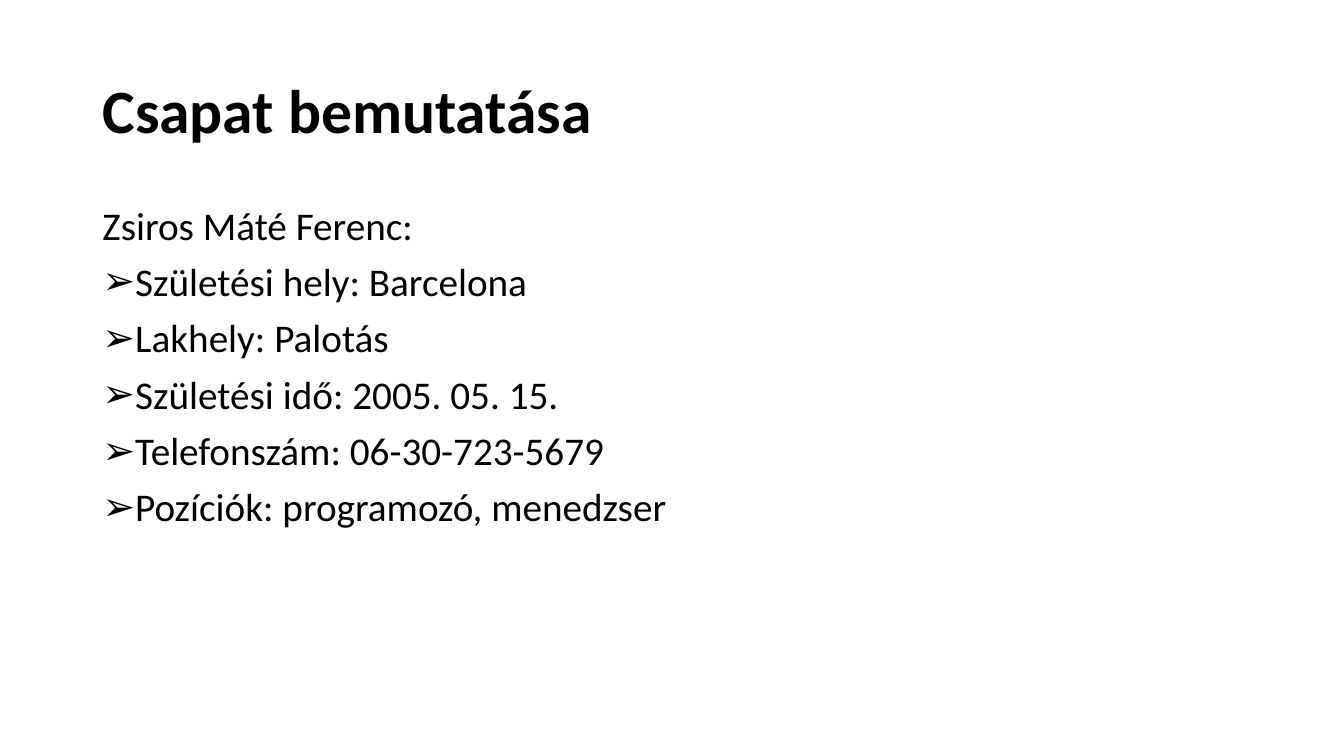
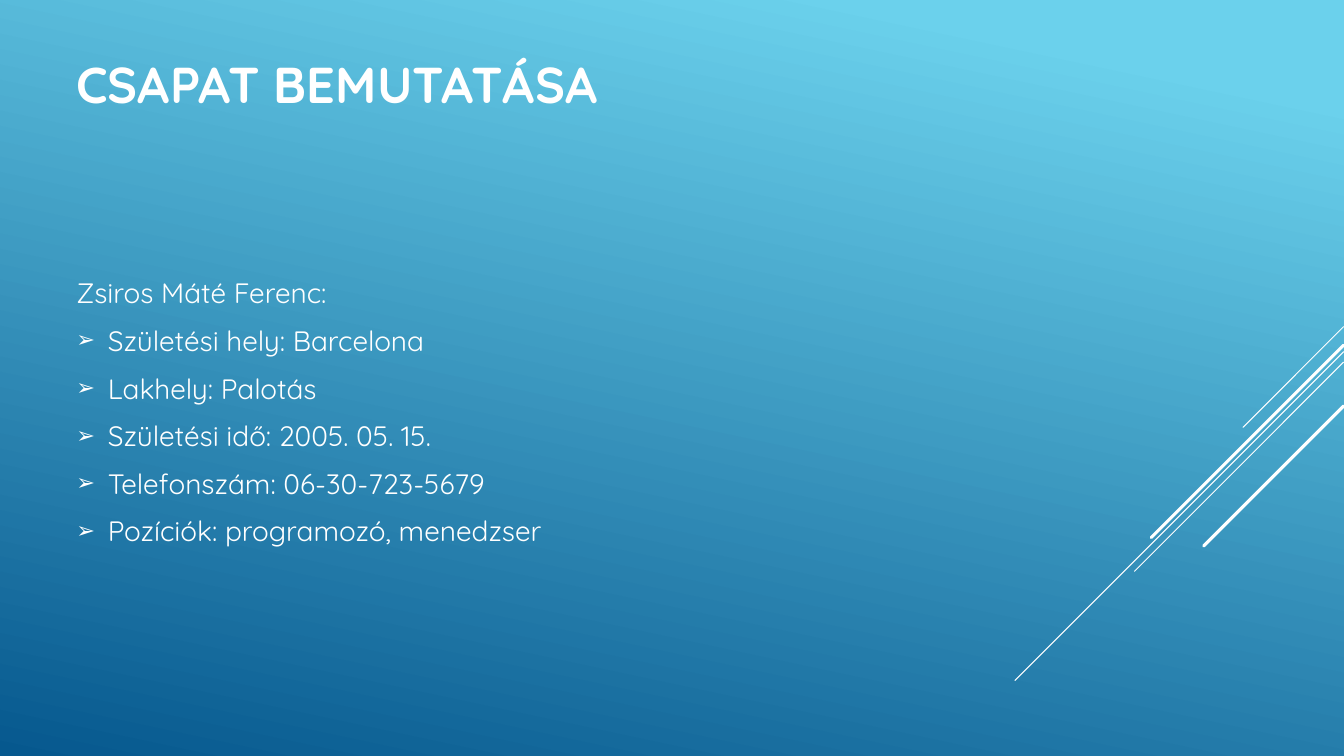
Before and after one commit to Bencee130/Quiz, a slide deck: slide 3 of Quiz bemutató.pptx. Drawn at 1344x756 pixels with LibreOffice and Linux fonts; fonts in the diff are those of the drawing. Boxes give left, top, right and bottom in pixels: in the first picture for what was removed or moved away, otherwise in the second. Text is boxed around its words. In the diff, an @@ line names an element or a change of style, - is before the commit and + after.

```diff
--- a/Quiz bemutató.pptx
+++ b/Quiz bemutató.pptx
@@ background #FFFFFF to gradient #6ED2EB to #06588E @@
@@ title at [76, 57, 597, 104]: text changed; size 44 to 36 pt; font Calibri to Quicksand; text colour #000000 to #FFFFFF @@
-Csapat bemutatása
+CSAPAT BEMUTATÁSA
@@ text "Zsiros Máté Ferenc:": place and size @@
-text "Zsiros Máté Ferenc:" at [102, 213, 666, 528]
+text "Zsiros Máté Ferenc:" at [76, 283, 542, 547]
@@ text "Zsiros Máté Ferenc:" at [76, 283, 542, 547]: size 28 to 20 pt, font Calibri to Quicksand, text colour #000000 to #FFFFFF; line spacing 0.9 to 1; indent changed; vertical alignment top to middle @@
@@ group added at [1015, 327, 1344, 681]: 5 lines @@
```
Also in this commit, not shown: 11 other slides changed, 1 other file.
